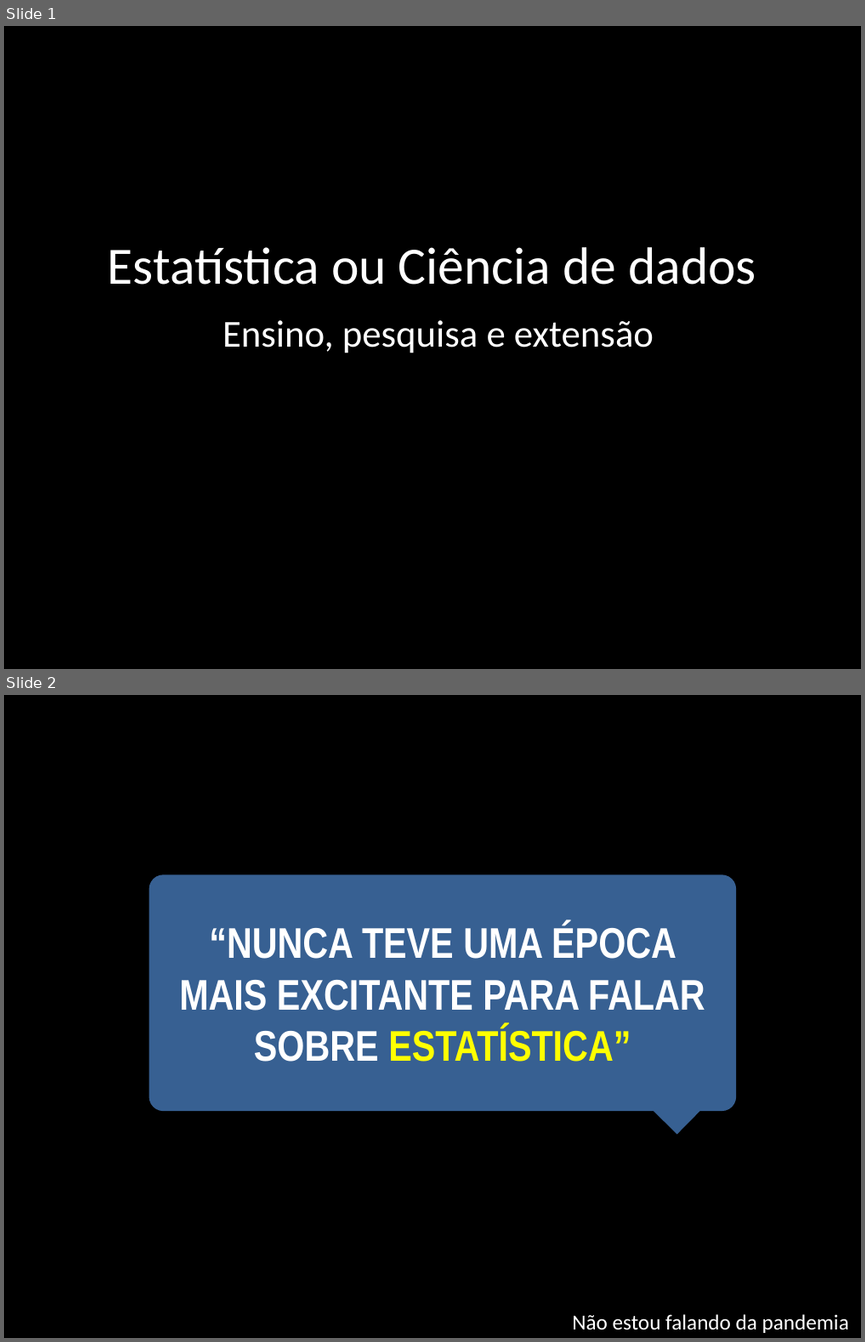
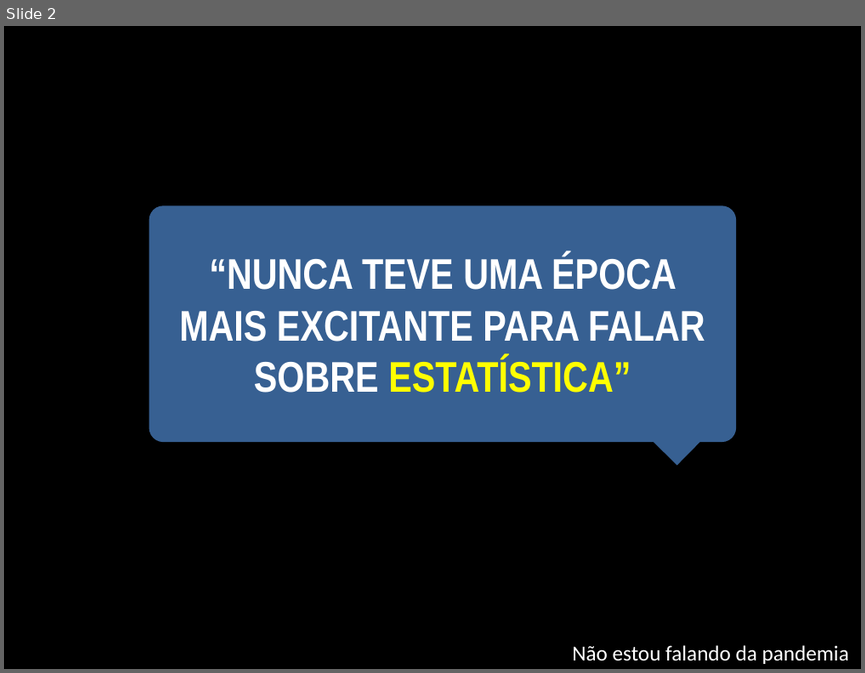
Before and after one commit to DATAUNIRIO/ap, a slide deck: DMQtalks/my_talk.pptx. Shown one above the other, each under a label of ours: slides 1 and 2 before the commit, slide 2 after it. The pictures are 865x1342 and 865x673 pixels, drawn with LibreOffice and Linux fonts; fonts in the diff are those of the drawing. Boxes give left, top, right and bottom in pixels: in the first picture for what was removed or moved away, otherwise in the second. Text is boxed around its words. In the diff, an @@ line names an element or a change of style, - is before the commit and + after.

```diff
--- a/DMQtalks/my_talk.pptx
+++ b/DMQtalks/my_talk.pptx
@@ slide 1 removed at bbox=[4, 26, 861, 669], background #000000 @@
@@ title removed at bbox=[108, 247, 756, 353] @@
-Estatística ou Ciência de dados
-Ensino, pesquisa e extensão
```
Also in this commit, not shown: 3 slides changed, 5 slides added, 1 other slide removed, 2 other files.
